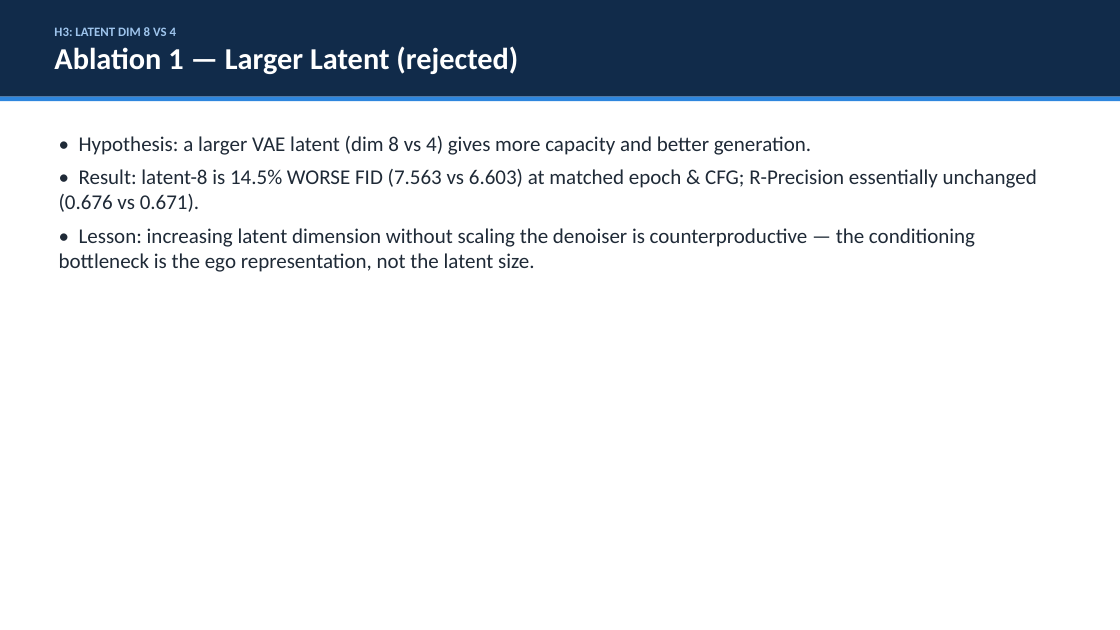
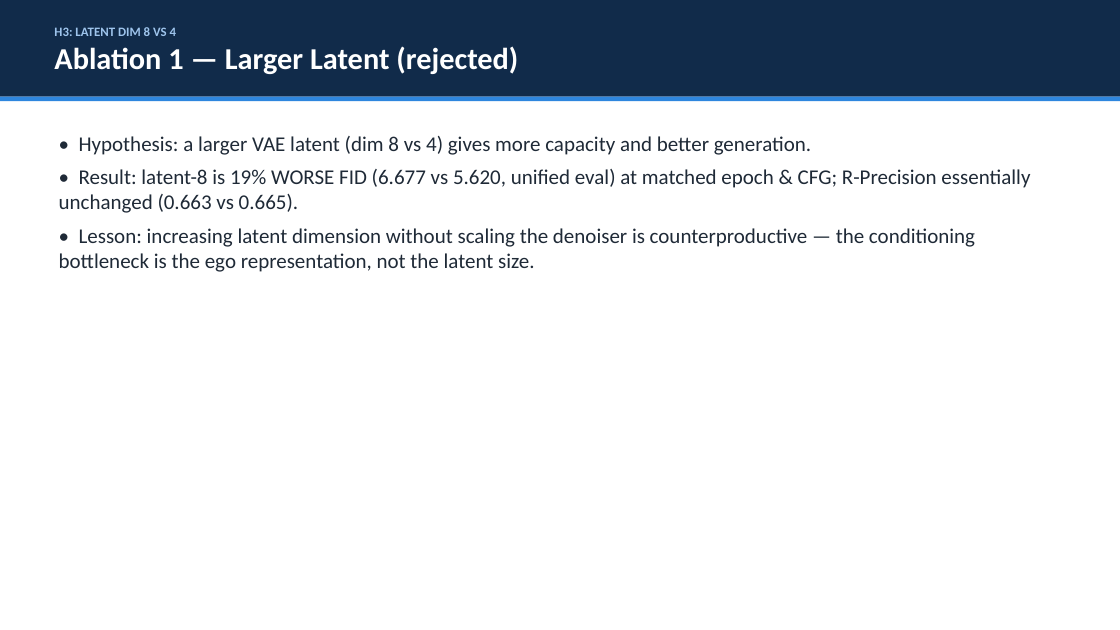
Before and after one commit to ers1804/motion-latent-diffusion, a slide deck: slide 8 of research/to_human/EgoPed_professor_deck.pptx. Drawn at 1120x630 pixels with LibreOffice and Linux fonts; fonts in the diff are those of the drawing. Boxes give left, top, right and bottom in pixels: in the first picture for what was removed or moved away, otherwise in the second. Text is boxed around its words. In the diff, an @@ line names an element or a change of style, - is before the commit and + after.

Commit message:
research(paper): deck refreshed to match the rewrite — unified 40%, EgoPed-IA row, hardening verdicts
Main-result slide: unified table + EgoPed-IA (2.880), conservative-verified
framing replaces the in-progress caveat; ablation-1 unified numbers (6.677 vs
5.620); recipe + limitations slides now carry the full hardening verdicts
(2x2, seeds, rand-init, ADE/FDE, behavioral probe, baseline ladder).

```diff
--- a/research/to_human/EgoPed_professor_deck.pptx
+++ b/research/to_human/EgoPed_professor_deck.pptx
@@ text at (59, 169, 1030, 213): text changed @@
-• Result: latent-8 is 14.5% WORSE FID (7.563 vs 6.603) at matched epoch & CFG; R-Precision essentially unchanged (0.676 vs 0.671).
+• Result: latent-8 is 19% WORSE FID (6.677 vs 5.620, unified eval) at matched epoch & CFG; R-Precision essentially unchanged (0.663 vs 0.665).
```
Also in this commit, not shown: 4 other slides changed.
